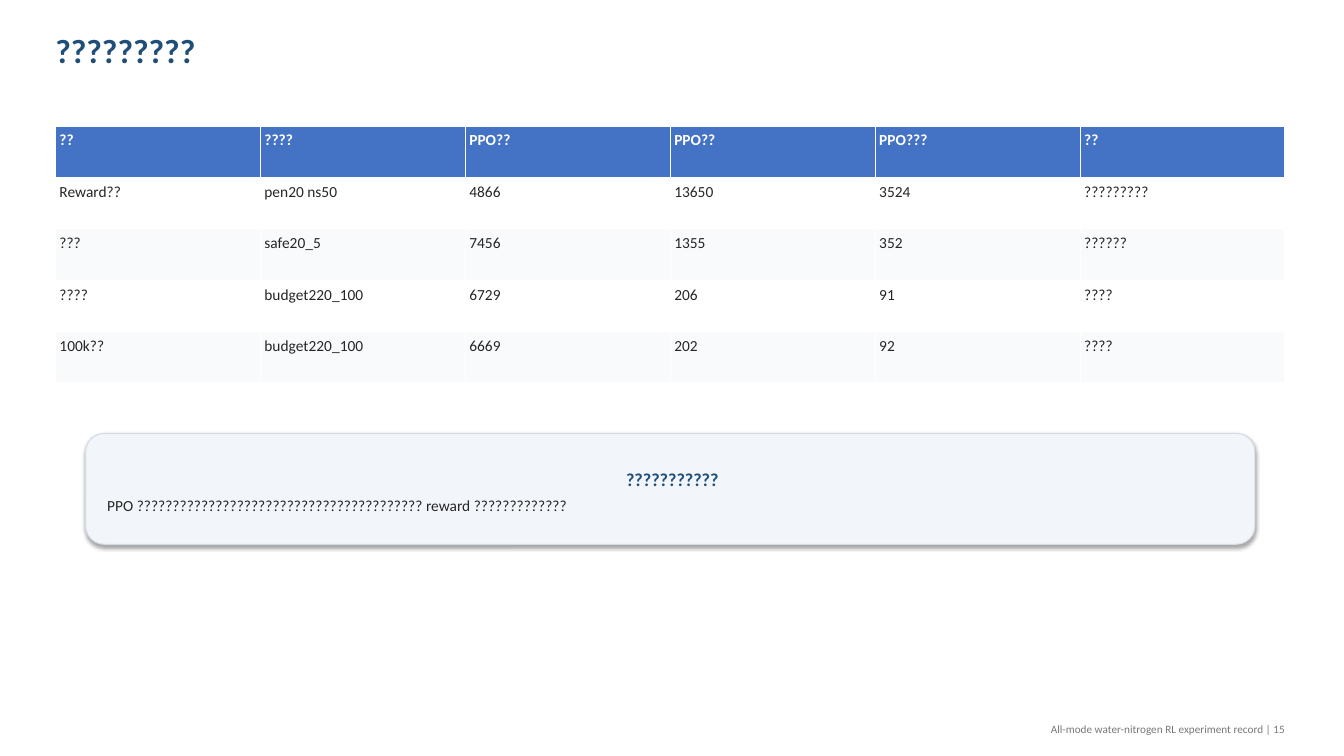
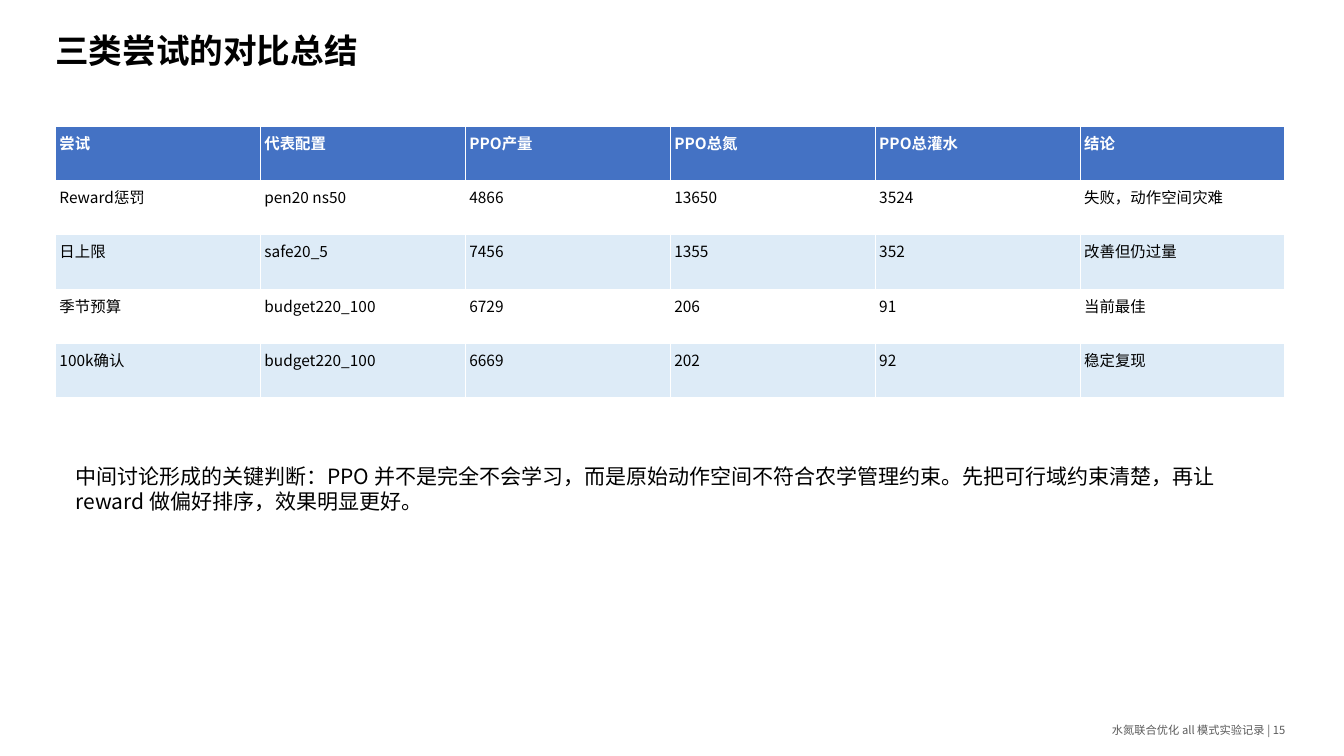
Before and after one commit to Rachel0305/gym-dssat-pdi, a slide deck: slide 15 of figures_hl/all_mode_water_nitrogen_attempts_report.pptx. Drawn at 1344x756 pixels with LibreOffice and Linux fonts; fonts in the diff are those of the drawing. Boxes give left, top, right and bottom in pixels: in the first picture for what was removed or moved away, otherwise in the second. Text is boxed around its words. In the diff, an @@ line names an element or a change of style, - is before the commit and + after.

Commit message:
Fix all-mode report deck Chinese formatting

```diff
--- a/figures_hl/all_mode_water_nitrogen_attempts_report.pptx
+++ b/figures_hl/all_mode_water_nitrogen_attempts_report.pptx
@@ text at (55,34,357,66): text changed; font Calibri to Noto Sans CJK SC; text colour #1F4E79 to #000000 @@
-?????????
+三类尝试的对比总结
@@ table at (55,126,1284,398) @@
-row 1: ?? | ???? | PPO?? | PPO?? | PPO??? | ??
+row 1: 尝试 | 代表配置 | PPO产量 | PPO总氮 | PPO总灌水 | 结论
-row 2, column 1: Reward??
+row 2, column 1: Reward惩罚
-row 2, column 6: ?????????
+row 2, column 6: 失败，动作空间灾难
-row 3, column 1: ???
+row 3, column 1: 日上限
-row 3, column 6: ??????
+row 3, column 6: 改善但仍过量
-row 4, column 1: ????
+row 4, column 1: 季节预算
-row 4, column 6: ????
+row 4, column 6: 当前最佳
-row 5, column 1: 100k??
+row 5, column 1: 100k确认
-row 5, column 6: ????
+row 5, column 6: 稳定复现
@@ fill #F8FAFC to #DDEBF7 in 12 cells @@
@@ font Calibri to Noto Sans CJK SC, text colour #262626 to #000000 in "pen20 ns50", "4866", "13650", "3524" and 12 more places @@
@@ text "中间讨论形成的关键判断：PPO 并不是完全不会学习，而是原始动作空间不符合农学管理约束。先把可行域约束清楚，再让 rew ...": place and size @@
-text "中间讨论形成的关键判断：PPO 并不是完全不会学习，而是原始动作空间不符合农学管理约束。先把可行域约束清楚，再让 rew ..." at (86,434,1255,544)
+text "中间讨论形成的关键判断：PPO 并不是完全不会学习，而是原始动作空间不符合农学管理约束。先把可行域约束清楚，再让 rew ..." at (75,466,1214,511)
@@ text "中间讨论形成的关键判断：PPO 并不是完全不会学习，而是原始动作空间不符合农学管理约束。先把可行域约束清楚，再让 rew ..." at (75,466,1214,511): vertical alignment middle to top; fill #F2F6FA to none; outline #D2DCE6 0.75 pt to none; shadow off @@
@@ text at (75,466,1214,511): text changed; size 11 to 15 pt; font Calibri to Noto Sans CJK SC; text colour #262626 to #000000 @@
-???????????
-PPO ???????????????????????????????????????? reward ?????????????
+中间讨论形成的关键判断：PPO 并不是完全不会学习，而是原始动作空间不符合农学管理约束。先把可行域约束清楚，再让 reward 做偏好排序，效果明显更好。
@@ text at (1112,724,1285,735): text changed; font Calibri to Noto Sans CJK SC; text colour #787878 to #5A5A5A @@
-All-mode water-nitrogen RL experiment record | 15
+水氮联合优化 all 模式实验记录 | 15
```
Also in this commit, not shown: 16 other slides changed, 3 slides added, 3 slides removed, 5 other files.
